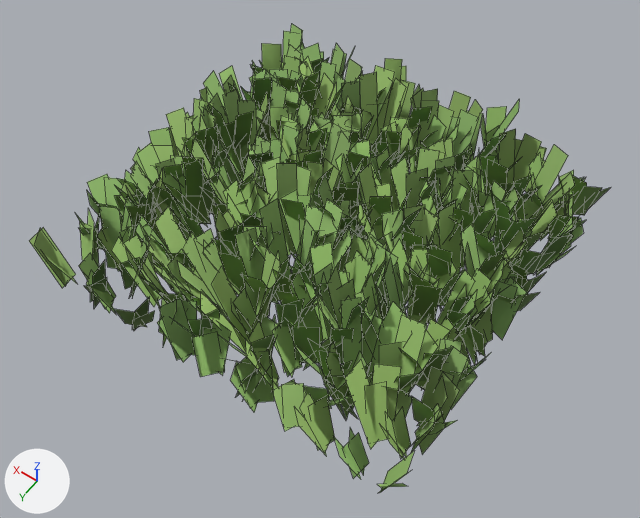
One commit to the Blender file art/arena/kit_world_grass.blend: the scene before it, then after it.
Camera for both pictures: a 50 mm camera at (-3.58, 5.24, 7.86) aimed at (-0.15, 0.44, 0.32). The lights are fixed; the arrows at lower left show +X, +Y and +Z. The first picture is the older version. Mesh edges are drawn as thin lines.

In view in the first picture: 'kit_grass_4x3', 'kit_grass_4x4'.
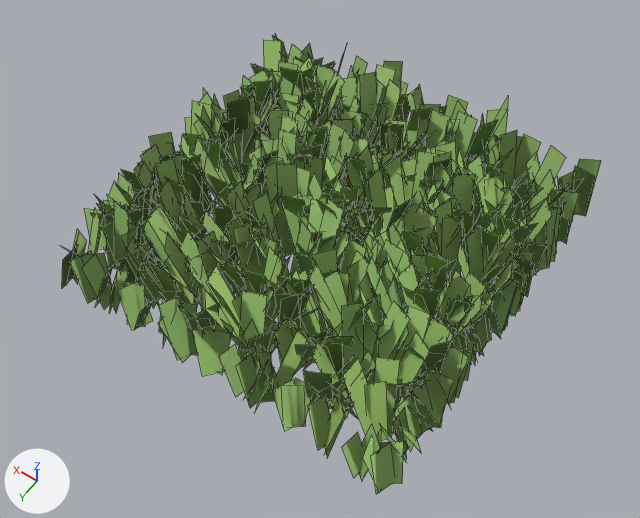
Location of each change, [x1, y1, x2, y2] in pixels of the pictures (640 x 518 px):
'kit_grass_4x4', reshaped (7% narrower)
    before: [29, 24, 611, 492]
    after: [62, 34, 601, 494]
'kit_grass_4x3', reshaped
    before: [75, 43, 586, 454]
    after: [84, 40, 579, 452]

Edits to the bpy script that builds the scene:
```text
Change me_kit_grass_4x4:
    used by ob_kit_grass_4x4; location = (0.0, 0.0, 0.0)
    remove me_kit_grass_4x4.from_pydata(...)  # 2028 vertices, 507 faces; spans x -2.36..2.38, y -2.38..2.35, z 0.0..1.33
    add me_kit_grass_4x4.from_pydata(...)  # 2028 vertices, 507 faces; spans x -2.19..2.29, y -2.28..2.22, z 0.0..1.34
    me_kit_grass_4x4 part 1: 1628 of 2028 vertices moved; they spanned x -2.36..2.38, y -2.38..2.35, z 0.0..1.33 and now span x -2.19..2.29, y -2.28..2.22, z 0.0..1.34; mean shift (0.01, 0.0, 0.0); largest move (-0.28, 2.22, 0.76) -> (-0.2, 1.4, 0.77)
Change me_kit_grass_4x3:
    used by ob_kit_grass_4x3; location = (0.0, 0.0, 0.0)
    remove me_kit_grass_4x3.from_pydata(...)  # 1560 vertices, 390 faces; spans x -2.31..2.35, y -1.83..1.82, z 0.0..1.34
    add me_kit_grass_4x3.from_pydata(...)  # 1560 vertices, 390 faces; spans x -2.18..2.24, y -1.84..1.76, z 0.0..1.35
    me_kit_grass_4x3 part 2: 1274 of 1560 vertices moved; they spanned x -2.31..2.35, y -1.83..1.82, z 0.0..1.34 and now span x -2.18..2.24, y -1.84..1.76, z 0.0..1.35; mean shift (0.0, 0.0, 0.0); largest move (2.1, -0.6, 1.1) -> (1.19, -0.51, 1.1)
```
